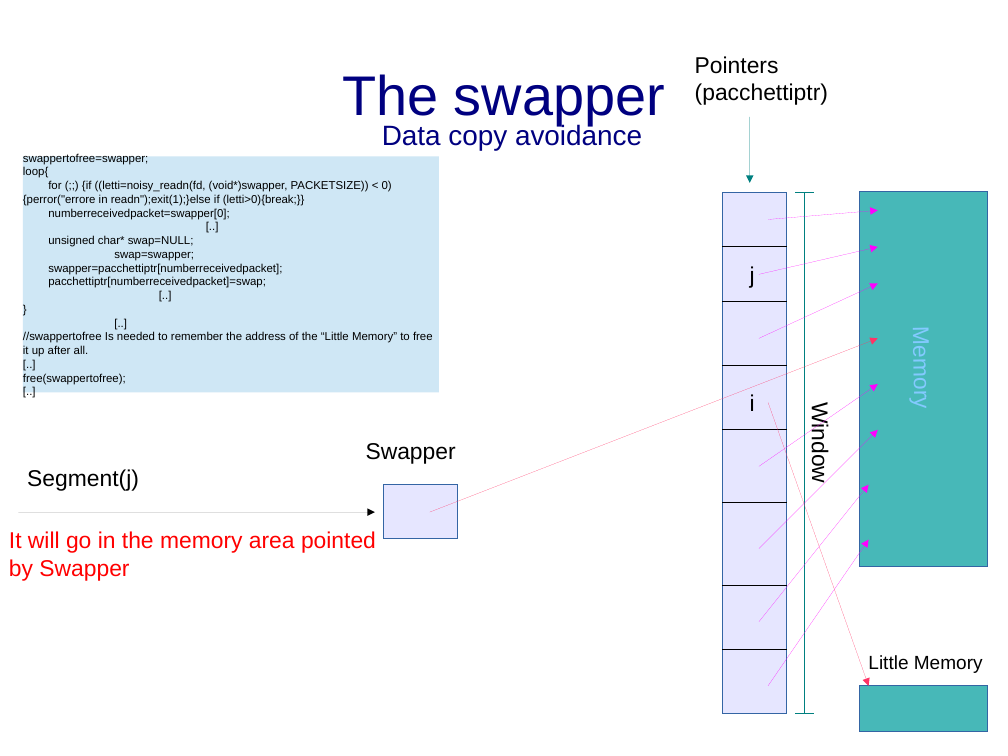
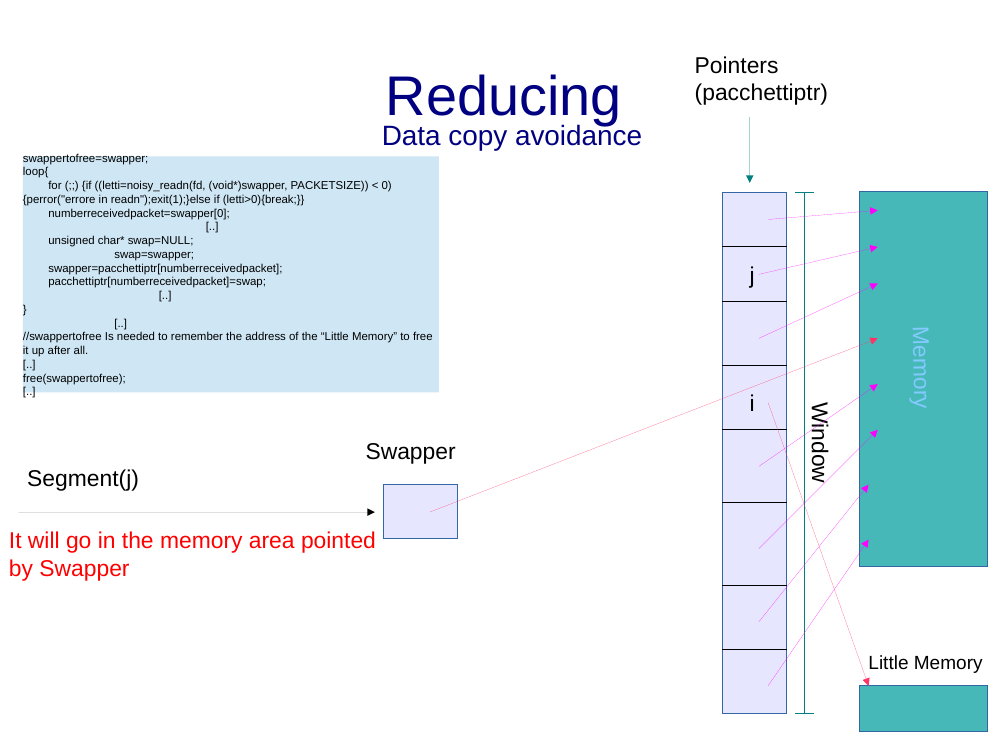
Before and after one commit to sgaragagghu/sdcc-documentazione, a slide deck: slide 8 of to_delete/presentazione.odp. Drawn at 1008x756 pixels with LibreOffice and Linux fonts; fonts in the diff are those of the drawing. Boxes give left, top, right and bottom in pixels: in the first picture for what was removed or moved away, otherwise in the second. Text is boxed around its words. In the diff, an @@ line names an element or a change of style, - is before the commit and + after.

```diff
--- a/to_delete/presentazione.odp
+++ b/to_delete/presentazione.odp
@@ title at box(386, 74, 622, 125): text changed @@
-The swapper
+Reducing
```
Also in this commit, not shown: 6 other slides changed, 3 slides added, 3 slides removed.
